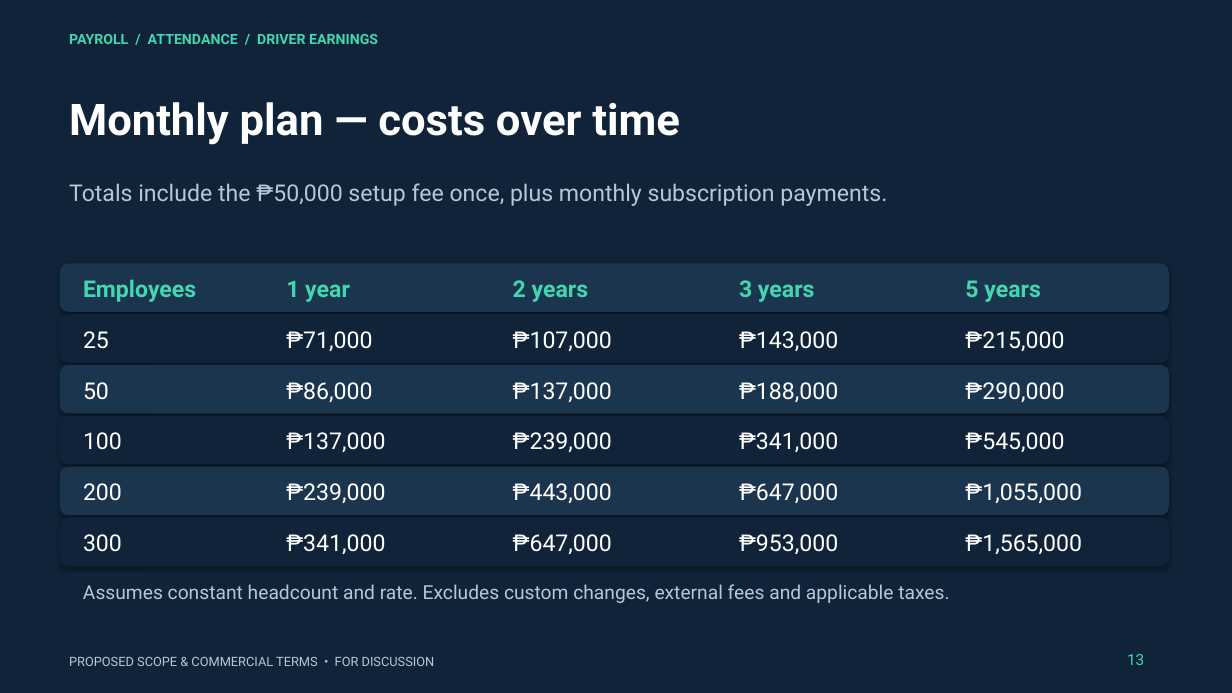
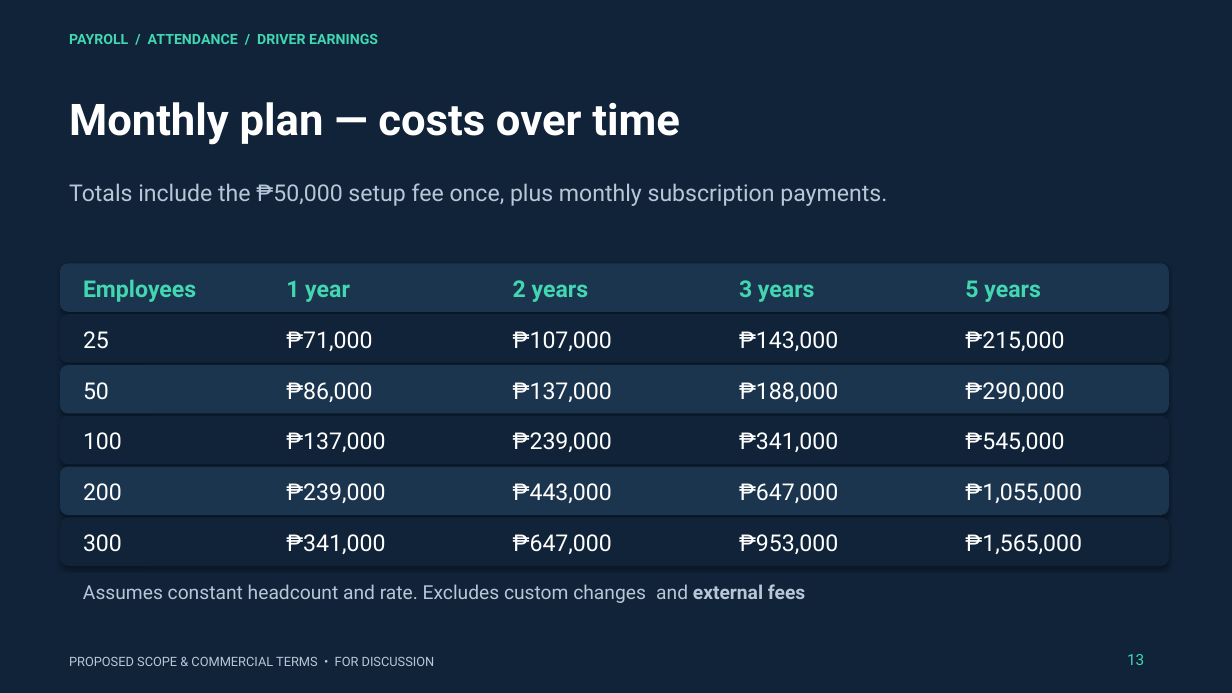
Before and after one commit to RossGab/nsca, a slide deck: slide 14 of presentation/payroll system/payroll-proposal-v6.pptx. Drawn at 1232x693 pixels with LibreOffice and Linux fonts; fonts in the diff are those of the drawing. Boxes give left, top, right and bottom in pixels: in the first picture for what was removed or moved away, otherwise in the second. Text is boxed around its words. In the diff, an @@ line names an element or a change of style, - is before the commit and + after.

```diff
--- a/presentation/payroll system/payroll-proposal-v6.pptx
+++ b/presentation/payroll system/payroll-proposal-v6.pptx
@@ text at [83, 584, 805, 603]: text changed @@
-Assumes constant headcount and rate. Excludes custom changes, external fees and applicable taxes.
+Assumes constant headcount and rate. Excludes custom changes and external fees
```
Also in this commit, not shown: 4 other slides changed, 19 other files.
